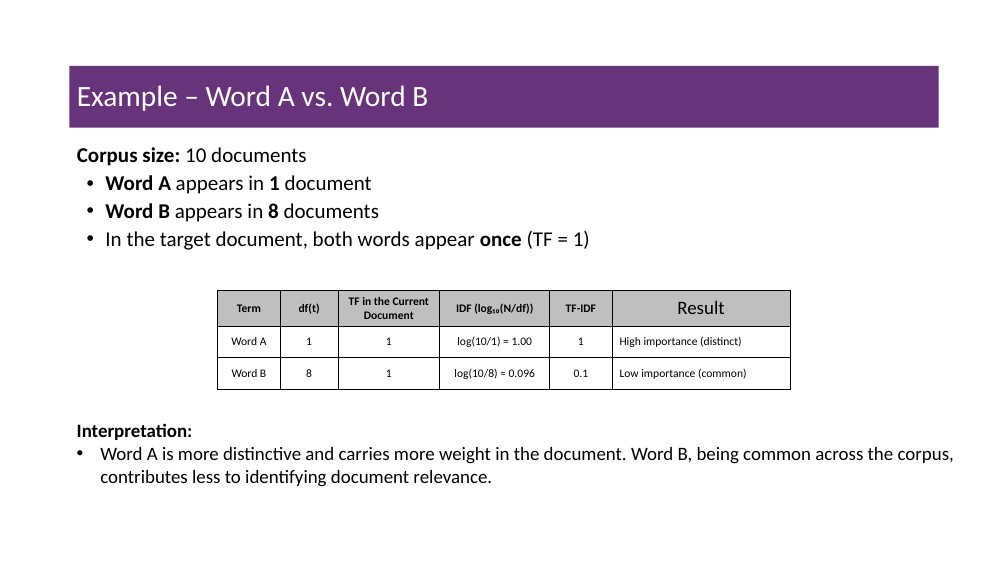
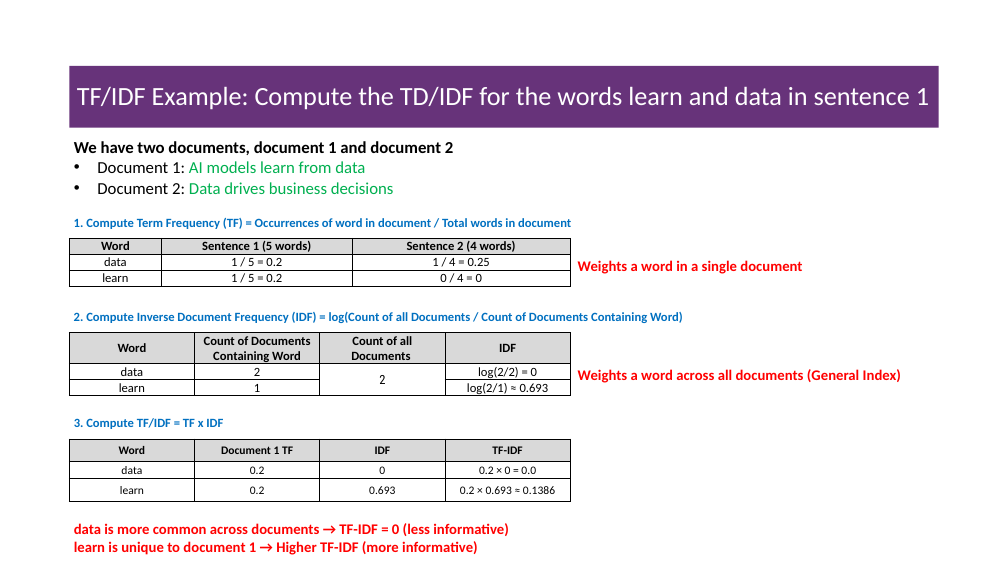
Before and after one commit to msfasha/307307-BI-Methods, a slide deck: slide 23 of 20242-NLP-LLM/lecture notes/Part 1 - Introduction to NLP/1.1-introduction to NLP.pptx (slide 24 before the commit). Drawn at 1008x567 pixels with LibreOffice and Linux fonts; fonts in the diff are those of the drawing; background and template pictures are left out. Boxes give left, top, right and bottom in pixels: in the first picture for what was removed or moved away, otherwise in the second. Text is boxed around its words. In the diff, an @@ line names an element or a change of style, - is before the commit and + after.

```diff
--- a/20242-NLP-LLM/lecture notes/Part 1 - Introduction to NLP/1.1-introduction to NLP.pptx
+++ b/20242-NLP-LLM/lecture notes/Part 1 - Introduction to NLP/1.1-introduction to NLP.pptx
@@ title at <box>77,86,929,110</box>: text changed; size 28 to 25 pt @@
-Example – Word A vs. Word B
+TF/IDF Example: Compute the TD/IDF for the words learn and data in sentence 1
@@ text added at <box>74,141,453,194</box>, 16 pt, text #000000 @@
+We have two documents, document 1 and document 2
+• Document 1: AI models learn from data
+• Document 2: Data drives business decisions
@@ text removed at <box>77,147,590,250</box> @@
-Corpus size: 10 documents
-  • Word A appears in 1 document
-  • Word B appears in 8 documents
-  • In the target document, both words appear once (TF = 1)
@@ table added at <box>70,238,571,286</box>, 3 rows, 3 columns @@
+Word | Sentence 1 (5 words) | Sentence 2 (4 words)
+data | 1 / 5 = 0.2 | 1 / 4 = 0.25
+learn | 1 / 5 = 0.2 | 0 / 4 = 0
@@ text at <box>74,218,571,229</box>: text changed; size 18 to 12 pt; text colour #000000 to #0070C0; bold on @@
-Interpretation:
-• Word A is more distinctive and carries more weight in the document. Word B, being common across the corpus, contributes less to identifying document relevance.
+1. Compute Term Frequency (TF) = Occurrences of word in document / Total words in document
@@ text added at <box>578,260,802,274</box>, 14 pt, text #FF0000, bold @@
+Weights a word in a single document
@@ table removed at <box>218,290,791,389</box>, 3 rows, 6 columns @@
-Term | df(t) | TF in the Current Document | IDF (log₁₀(N/df)) | TF-IDF | Result
-Word A | 1 | 1 | log(10/1) = 1.00 | 1 | High importance (distinct)
-Word B | 8 | 1 | log(10/8) ≈ 0.096 | 0.1 | Low importance (common)
@@ text added at <box>74,310,683,324</box>, 12 pt, text #0070C0, bold @@
+2. Compute Inverse Document Frequency (IDF) = log(Count of all Documents / Count of Documents Containing Word)
@@ table added at <box>70,333,572,398</box>, 3 rows, 4 columns @@
+Word | Count of Documents Containing Word | Count of all / Documents | IDF
+data | 2 | 2 | log(2/2) = 0
+learn | 1 |  | log(2/1) ≈ 0.693
@@ text added at <box>578,369,901,383</box>, 14 pt, text #FF0000, bold @@
+Weights a word across all documents (General Index)
@@ text added at <box>74,418,223,429</box>, 12 pt, text #0070C0, bold @@
+3. Compute TF/IDF = TF x IDF
@@ table added at <box>70,439,572,501</box>, 3 rows, 4 columns @@
+Word | Document 1 TF | IDF | TF-IDF
+data | 0.2 | 0 | 0.2 × 0 = 0.0
+learn | 0.2 | 0.693 | 0.2 × 0.693 ≈ 0.1386
@@ text added at <box>74,523,509,555</box>, 14 pt, text #FF0000, bold @@
+data is more common across documents → TF-IDF = 0 (less informative)
+learn is unique to document 1 → Higher TF-IDF (more informative)
```
Also in this commit, not shown: 4 other slides changed, 1 slide removed, 5 other files.
